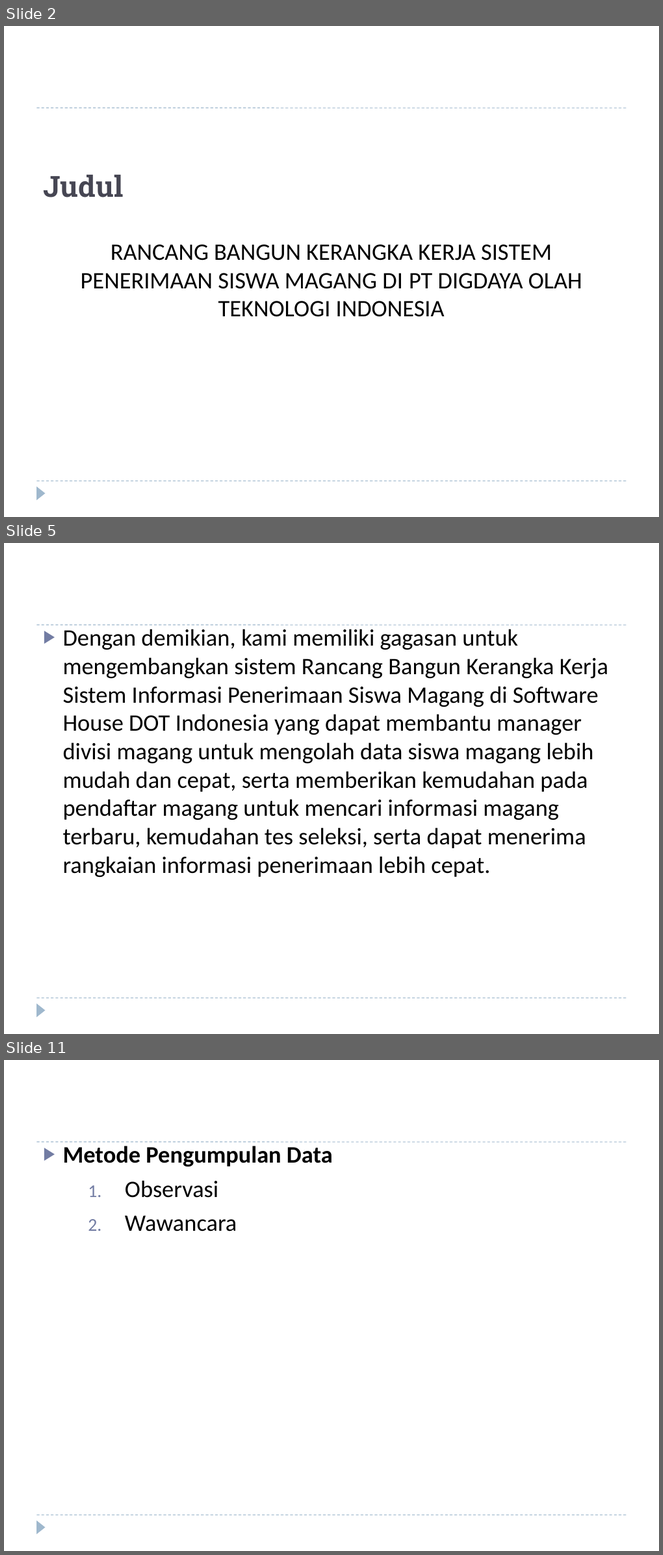
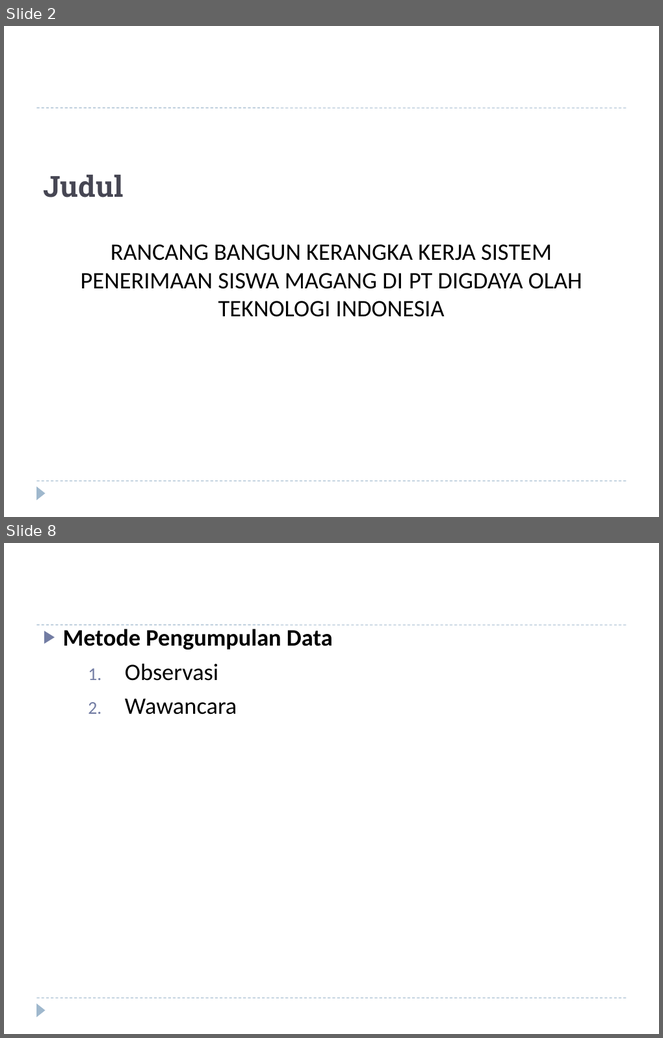
Before and after one commit to nabilarifdaaa/TugasAkhir, a slide deck: Presentasi Tugas Akhir.pptx. Shown one above the other, each under a label of ours: slides 2, 5 and 11 before the commit, slides 2 and 8 after it; the slides between them are not shown. The pictures are 663x1555 and 663x1038 pixels, drawn with LibreOffice and Linux fonts; fonts in the diff are those of the drawing. Boxes give left, top, right and bottom in pixels: in the first picture for what was removed or moved away, otherwise in the second. Text is boxed around its words. In the diff, an @@ line names an element or a change of style, - is before the commit and + after.

```diff
--- a/Presentasi Tugas Akhir.pptx
+++ b/Presentasi Tugas Akhir.pptx
@@ slide 5 removed at (4, 543, 659, 1034), background #FFFFFF; not listed: 3 template elements that a slide beside it also shows @@
@@ text removed at (63, 629, 608, 878) @@
-▶ Dengan demikian, kami memiliki gagasan untuk mengembangkan sistem Rancang Bangun Kerangka Kerja Sistem Informasi Penerimaan Siswa Magang di Software House DOT Indonesia yang dapat membantu manager divisi magang untuk mengolah data siswa magang lebih mudah dan cepat, serta memberikan kemudahan pada pendaftar magang untuk mencari informasi magang terbaru, kemudahan tes seleksi, serta dapat menerima rangkaian informasi penerimaan lebih cepat.
@@ what was slide 11 is now slide 8 @@
```
Also in this commit, not shown: 8 slides changed, 2 slides added, 1 other slide removed.
